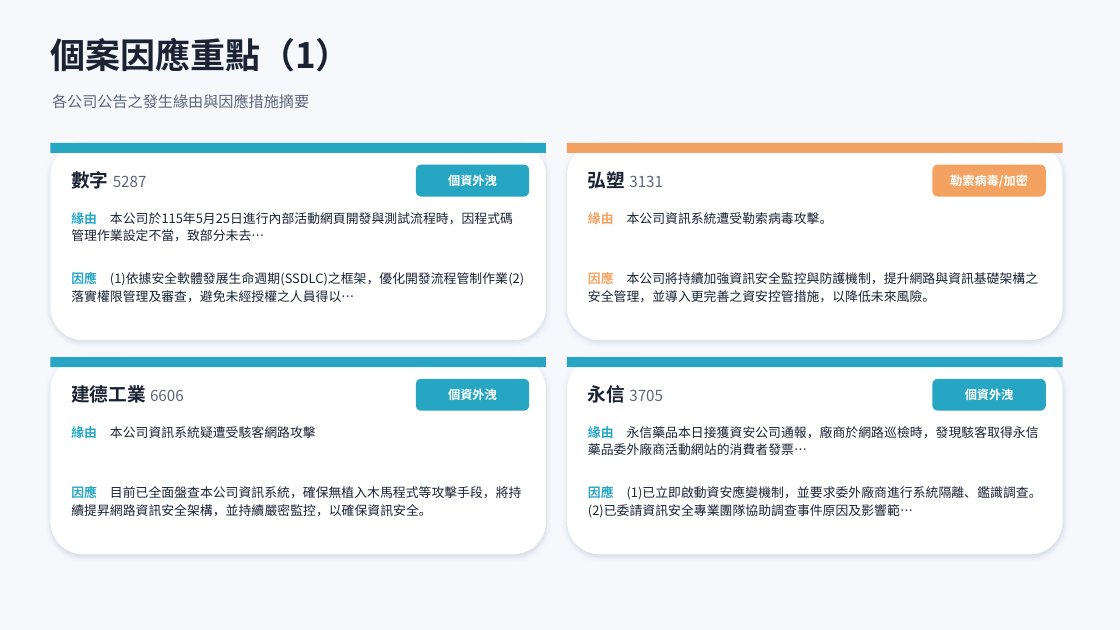
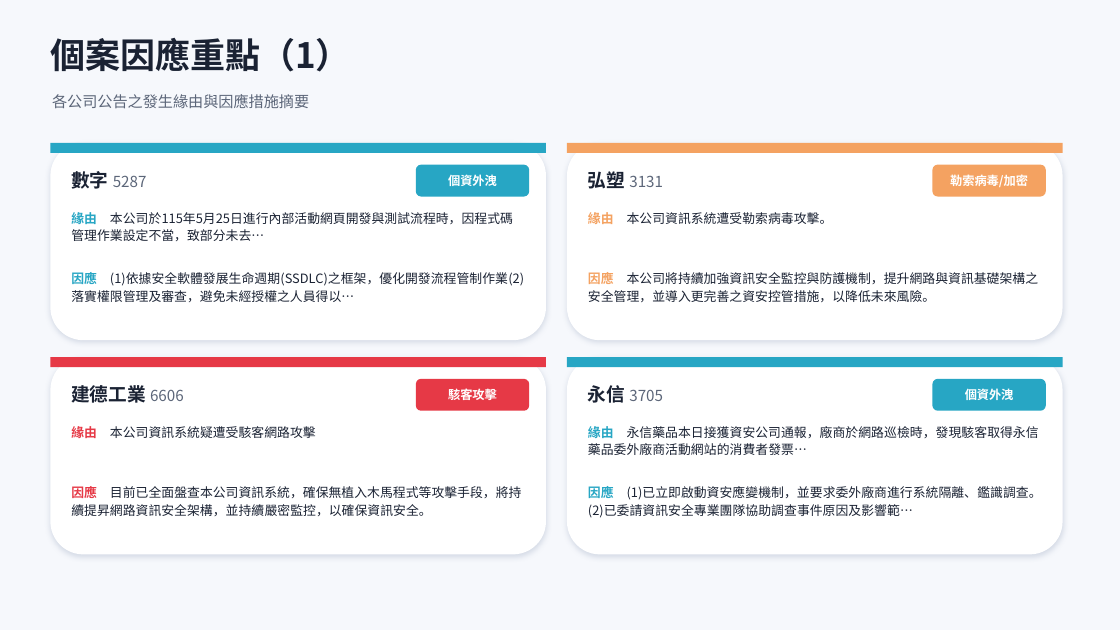
Before and after one commit to Johnnylin77/mops-isec-monitor, a slide deck: slide 5 of 資安事件因應分析.pptx. Drawn at 1120x630 pixels with LibreOffice and Linux fonts; fonts in the diff are those of the drawing. Boxes give left, top, right and bottom in pixels: in the first picture for what was removed or moved away, otherwise in the second. Text is boxed around its words. In the diff, an @@ line names an element or a change of style, - is before the commit and + after.

```diff
--- a/資安事件因應分析.pptx
+++ b/資安事件因應分析.pptx
@@ rectangle at (50,357,546,367): fill #27A6C4 to #E63946 @@
@@ rounded rectangle at (416,379,529,411): fill #27A6C4 to #E63946 @@
@@ text at (448,388,497,400): text changed @@
-個資外洩
+駭客攻擊
@@ text "緣由 本公司資訊系統疑遭受駭客網路攻擊" at (71,426,316,438): text colour #27A6C4 to #E63946 in "緣由" @@
@@ text "因應 目前已全面盤查本公司資訊系統，確保無植入木馬程式等攻擊手段，將持續提昇網路資訊安全架構，並持續嚴密監控，以確保資訊 ..." at (71,486,522,516): text colour #27A6C4 to #E63946 in "因應" @@
```
Also in this commit, not shown: 3 other slides changed.
